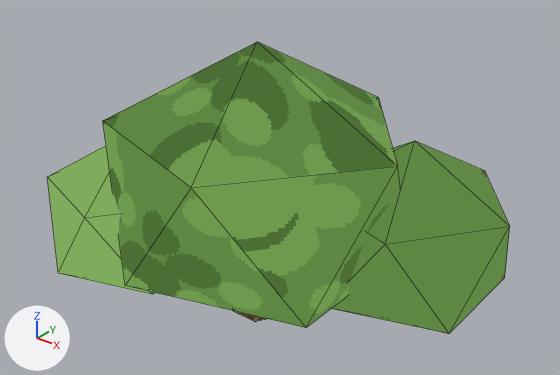
Before and after pictures for a commit that changed the glTF model gameAsset/models/decorates/bush/bush.glb.
Before and after are seen from a 50 mm camera at (1.44, -1.694, 1.522) aimed at (0.051, 0.043, 0.445). The axes (+X, +Y, +Z) are drawn at lower left. The lights are the same throughout. The first picture is the older version. Mesh edges are drawn as thin lines. Vertices at exactly the same position are counted once.

The scene before the commit, as lines of its bpy script (objects in view):
```python
me_bush_mesh = bpy.data.meshes.new('Bush_Mesh')
me_bush_mesh.from_pydata(...)  # an icosphere of 20 faces spanning x -0.492..0.492, y -0.444..0.444, z -0.018..0.918; an icosphere of 20 faces spanning x 0.098..0.742, y -0.086..0.526, z -0.004..0.644; an icosphere of 20 faces spanning x -0.675..-0.085, y -0.461..0.101, z 0.003..0.597; a 6-sided cylinder along z spanning x -0.1..0.1, y -0.087..0.087, z 0.0..0.16
me_bush_mesh.materials.append(mat_bush_toon)
ob_bush = bpy.data.objects.new('Bush', me_bush_mesh)
ob_bush.location = (0.0, 0.0, 0.0)
```
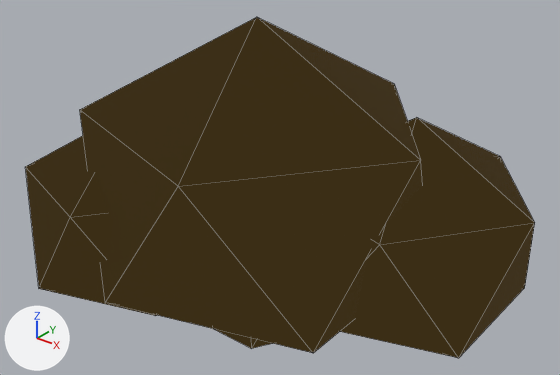
The edits, one by one:
Material 'bush_Outline' (mat_bush_outline) is new.
Its base color is (0.0, 0.0, 0.0) (black #000000).
Its metallic is 1.0.
Its roughness is 1.0.
Its emission color is (0.0437, 0.0273, 0.00802) (brown #3b2e16).
Its emission strength is 1.0.
me_bush_mesh is used by ob_bush; location (0.0, 0.0, 0.0).
me_bush_mesh had 48 vertices, 80 faces and spanned x -0.675..0.742, y -0.461..0.526, z -0.018..0.918.
me_bush_mesh now has 96 vertices, 160 faces and spans x -0.743..0.81, y -0.525..0.591, z -0.09..0.99.
me_bush_mesh part 1: a new loose piece, an icosphere of 20 faces spanning x -0.56..0.56, y -0.508..0.508, z -0.09..0.99, in mat_bush_outline (black #000000).
me_bush_mesh part 2: a new loose piece, an icosphere of 20 faces spanning x 0.03..0.81, y -0.151..0.591, z -0.077..0.717, in mat_bush_outline (black #000000).
me_bush_mesh part 3: a new loose piece, an icosphere of 20 faces spanning x -0.743..-0.017, y -0.525..0.165, z -0.07..0.67, in mat_bush_outline (black #000000).
me_bush_mesh part 4: a new loose piece, a 6-sided cylinder along z spanning x -0.171..0.171, y -0.148..0.148, z -0.055..0.215, in mat_bush_outline (black #000000).
me_bush_mesh gains material mat_bush_outline (black #000000).

Pixel boxes [x1, y1, x2, y2] of what changed, in the pictures (560 x 375 px):
'Bush', reshaped (10% wider, 17% taller)
    before: [47, 42, 510, 334]
    after: [26, 17, 535, 358]
part 1 of me_bush_mesh, added
    after: [80, 17, 423, 353]
part 2 of me_bush_mesh, added
    after: [340, 118, 535, 358]
part 3 of me_bush_mesh, added
    after: [26, 136, 156, 316]
part 4 of me_bush_mesh, added
    after: [214, 329, 273, 349]
